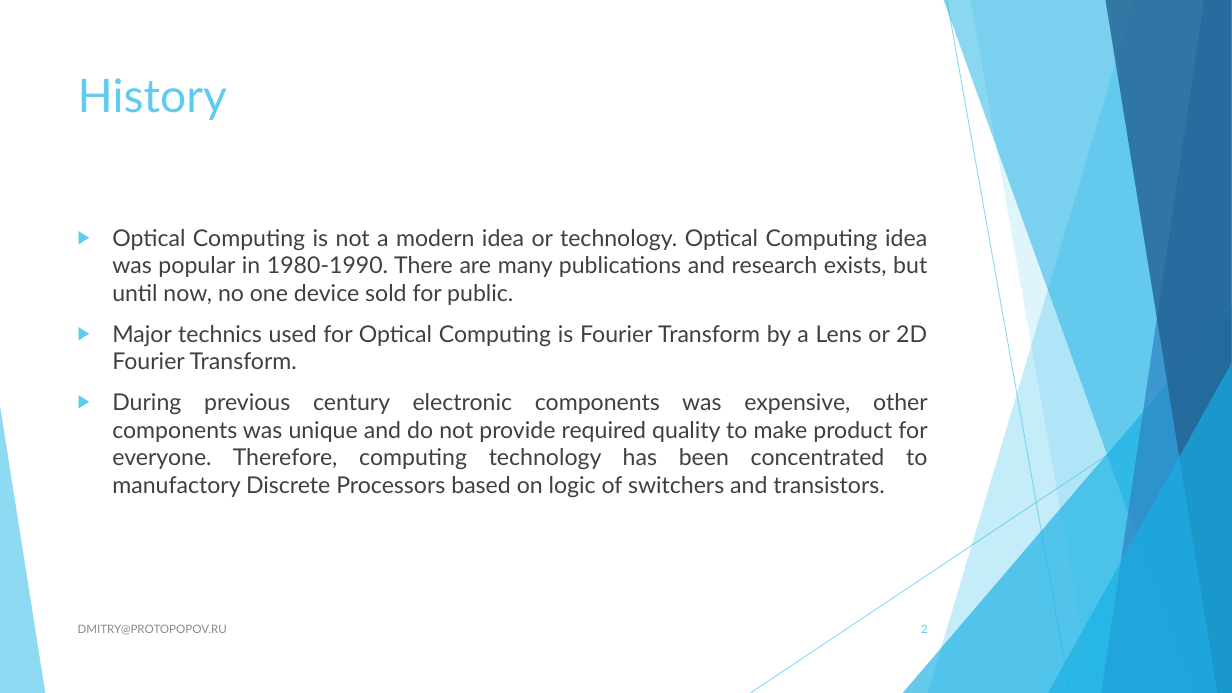
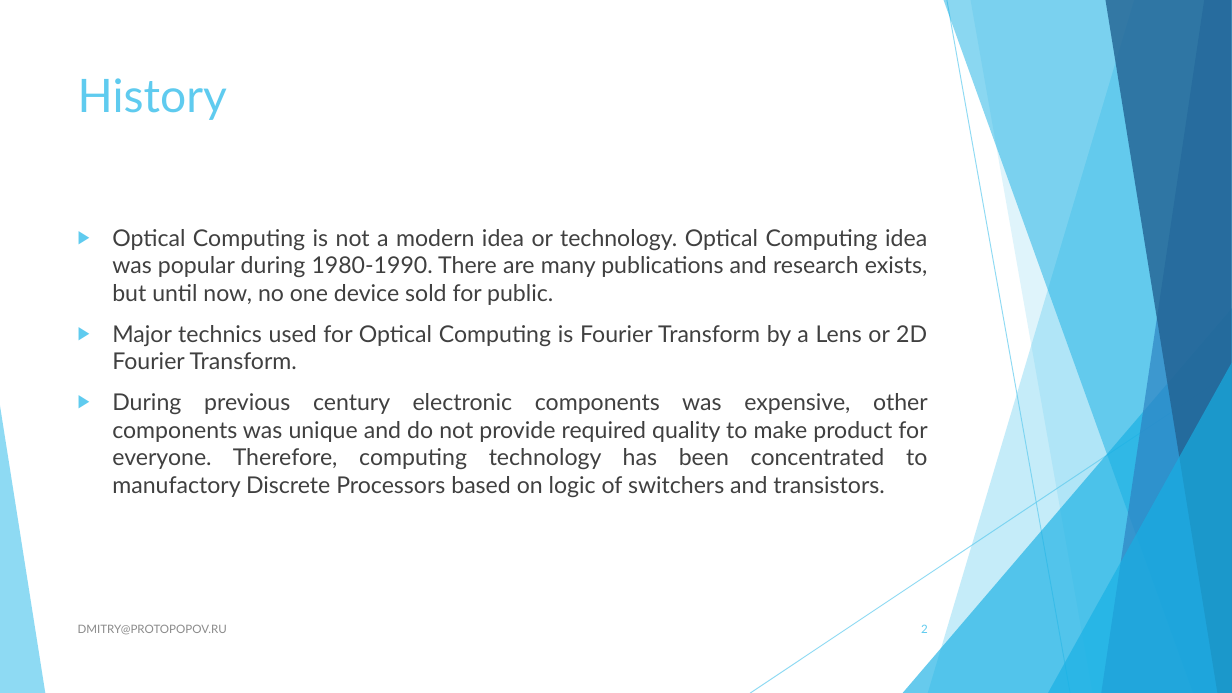
Before and after one commit to dprotopopov/lensProject, a slide deck: slide 2 of Presentations/Optical Box for Optical Computing.pptx. Drawn at 1232x693 pixels with LibreOffice and Linux fonts; fonts in the diff are those of the drawing. Boxes give left, top, right and bottom in pixels: in the first picture for what was removed or moved away, otherwise in the second. Text is boxed around its words. In the diff, an @@ line names an element or a change of style, - is before the commit and + after.

```diff
--- a/Presentations/Optical Box for Optical Computing.pptx
+++ b/Presentations/Optical Box for Optical Computing.pptx
@@ text at (112,229,928,305): text changed @@
-▶ Optical Computing is not a modern idea or technology. Optical Computing idea was popular in 1980-1990. There are many publications and research exists, but until now, no one device sold for public.
+▶ Optical Computing is not a modern idea or technology. Optical Computing idea was popular during 1980-1990. There are many publications and research exists, but until now, no one device sold for public.
```
Also in this commit, not shown: 20 slides added, 51 other files.
